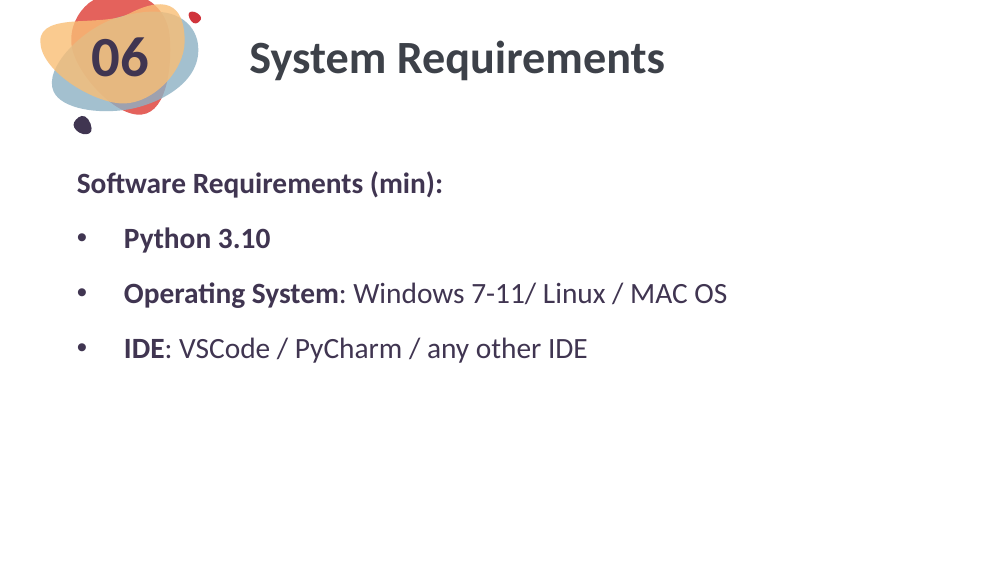
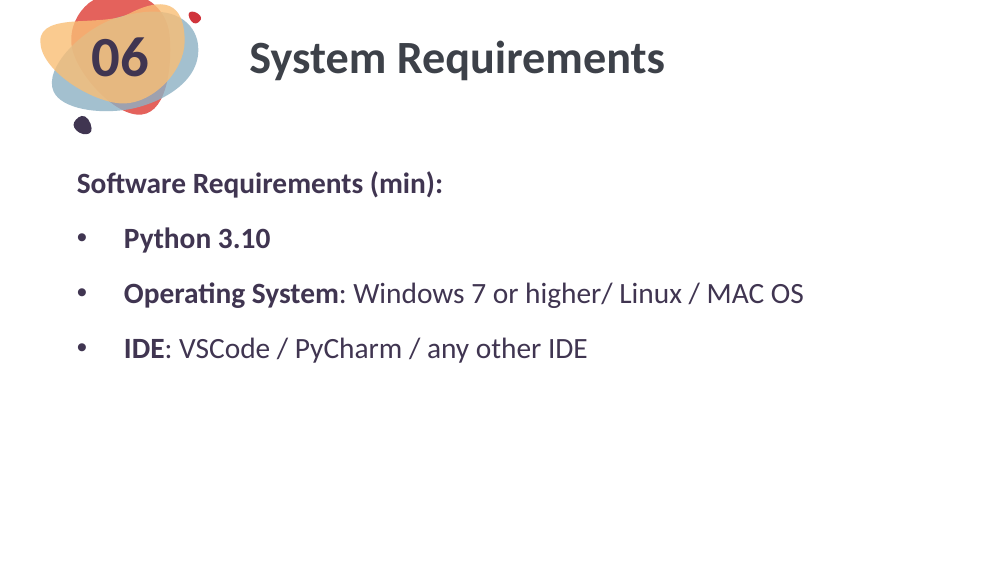
Before and after one commit to CodingSamrat/Sign-Language-Recognition, a slide deck: slide 8 of docs/Presentation-[Final].pptx. Drawn at 1008x567 pixels with LibreOffice and Linux fonts; fonts in the diff are those of the drawing. Boxes give left, top, right and bottom in pixels: in the first picture for what was removed or moved away, otherwise in the second. Text is boxed around its words. In the diff, an @@ line names an element or a change of style, - is before the commit and + after.

```diff
--- a/docs/Presentation-[Final].pptx
+++ b/docs/Presentation-[Final].pptx
@@ text at (124,282,804,308): text changed @@
-• Operating System: Windows 7-11/ Linux / MAC OS
+• Operating System: Windows 7 or higher/ Linux / MAC OS
```
Also in this commit, not shown: 1 other slide changed, 5 other files.
